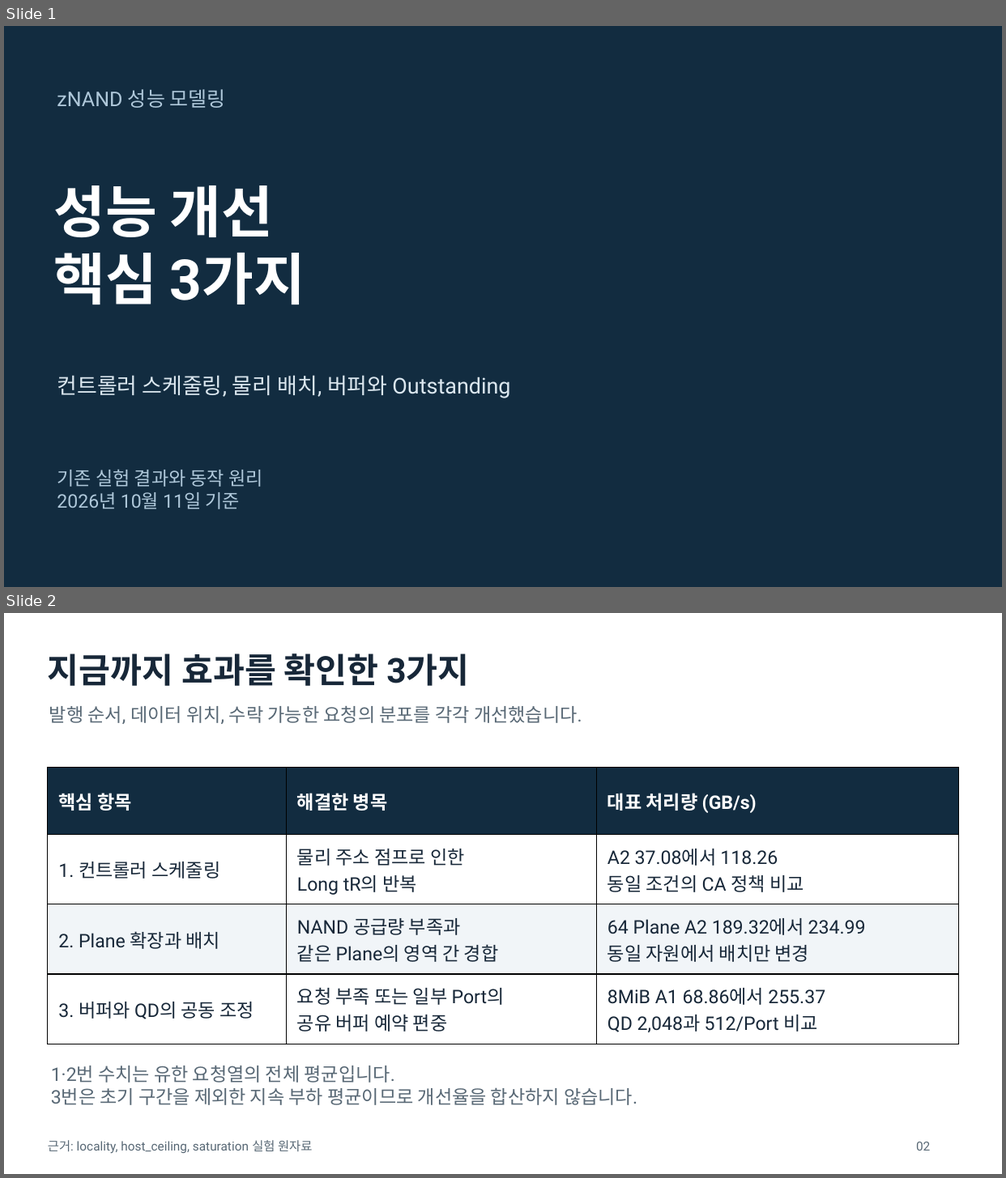
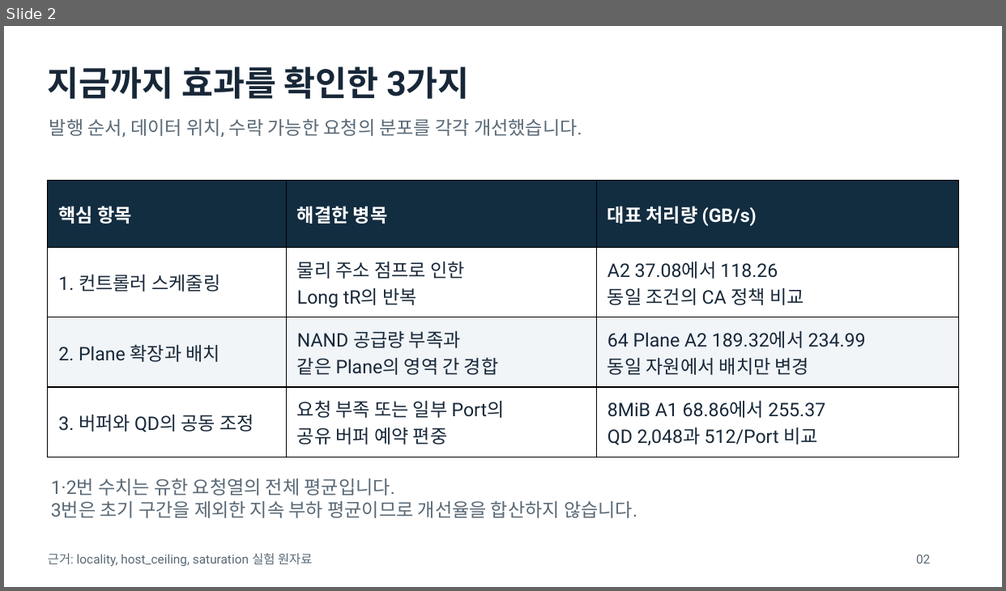
Before and after one commit to JBRARAPARK/HBF_zNAND_Research, a slide deck: docs/performance_key_items/performance_key_items_ko.pptx. Shown one above the other, each under a label of ours: slides 1 and 2 before the commit, slide 2 after it. The pictures are 1006x1178 and 1006x591 pixels, drawn with LibreOffice and Linux fonts; fonts in the diff are those of the drawing. Boxes give left, top, right and bottom in pixels: in the first picture for what was removed or moved away, otherwise in the second. Text is boxed around its words. In the diff, an @@ line names an element or a change of style, - is before the commit and + after.

```diff
--- a/docs/performance_key_items/performance_key_items_ko.pptx
+++ b/docs/performance_key_items/performance_key_items_ko.pptx
@@ slide 1 removed at bbox=[4, 26, 1002, 587], background #122C40 @@
@@ text removed at bbox=[57, 89, 226, 108] @@
-zNAND 성능 모델링
@@ text removed at bbox=[54, 186, 305, 305] @@
-성능 개선
-핵심 3가지
@@ text removed at bbox=[57, 375, 510, 399] @@
-컨트롤러 스케줄링, 물리 배치, 버퍼와 Outstanding
@@ text removed at bbox=[57, 469, 263, 510] @@
-기존 실험 결과와 동작 원리
-2026년 10월 11일 기준
```
Also in this commit, not shown: 3 slides added, 5 other files.
